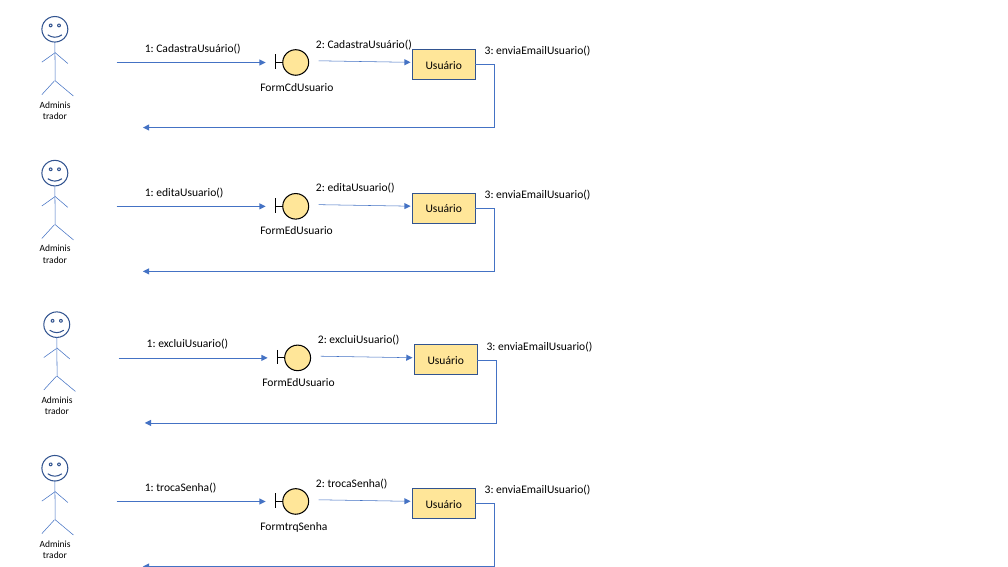
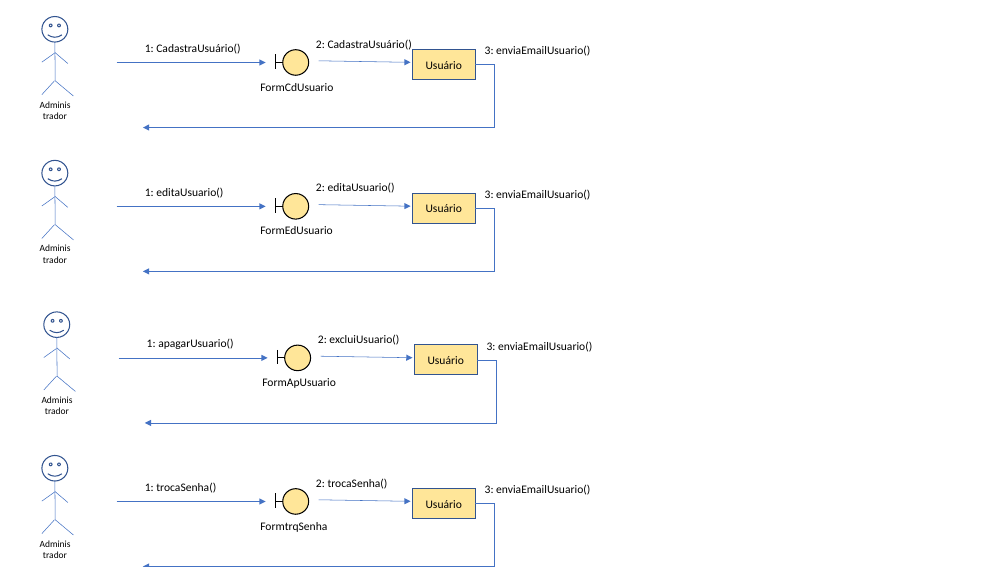
Before and after one commit to augustin1977/SistemaAtivos, a slide deck: slide 2 of Entregas/Entrega2/DiagramadeComunicação.pptx. Drawn at 1008x567 pixels with LibreOffice and Linux fonts; fonts in the diff are those of the drawing. Boxes give left, top, right and bottom in pixels: in the first picture for what was removed or moved away, otherwise in the second. Text is boxed around its words. In the diff, an @@ line names an element or a change of style, - is before the commit and + after.

```diff
--- a/Entregas/Entrega2/DiagramadeComunicação.pptx
+++ b/Entregas/Entrega2/DiagramadeComunicação.pptx
@@ text at (147, 339, 233, 349): text changed @@
-1: excluiUsuario()
+1: apagarUsuario()
@@ text at (262, 378, 336, 388): text changed @@
-FormEdUsuario
+FormApUsuario
```
Also in this commit, not shown: 5 other slides changed, 3 slides added, 2 other files.
